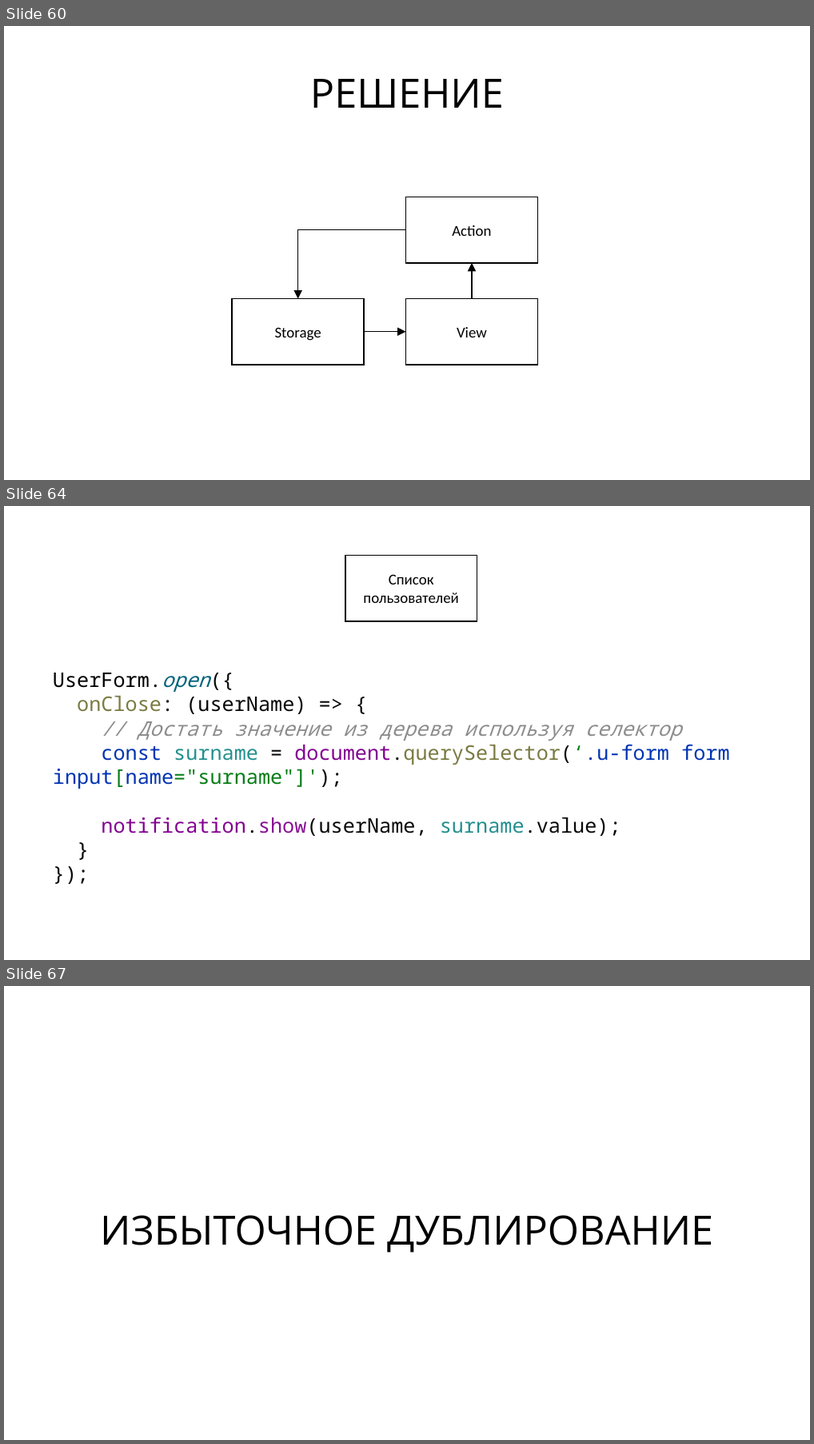
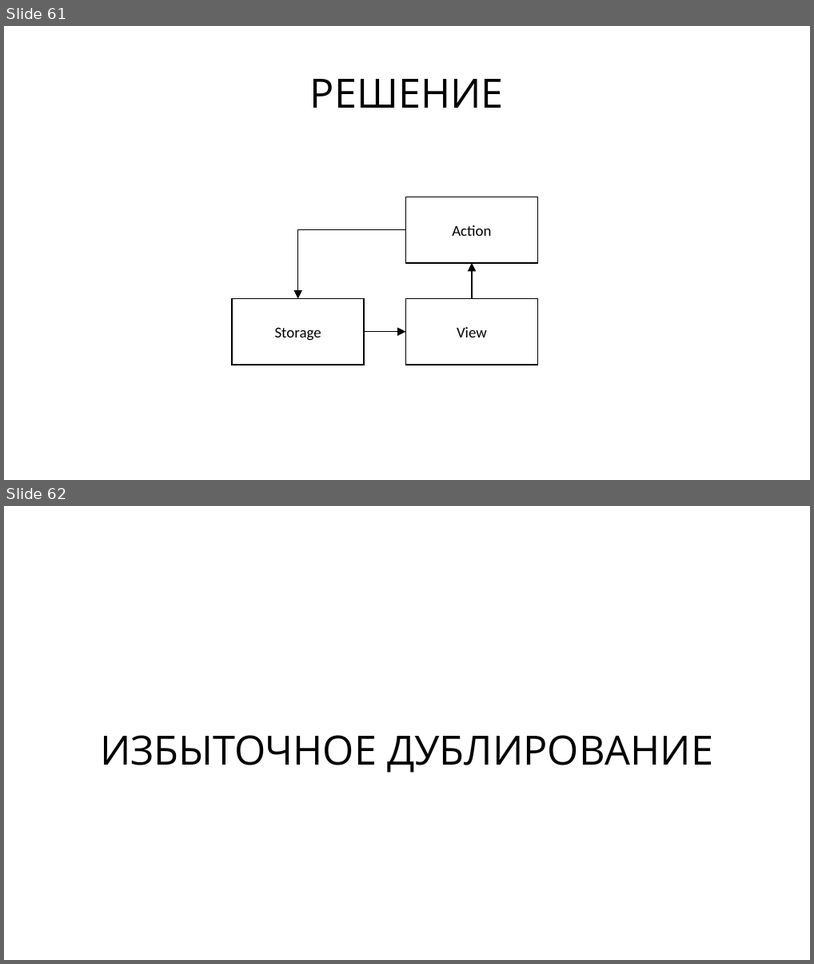
Before and after one commit to rkhaimov/brain-gym, a slide deck: Презентация.pptx. Shown one above the other, each under a label of ours: slides 60, 64 and 67 before the commit, slides 61 and 62 after it; the slides between them are not shown. The pictures are 814x1444 and 814x964 pixels, drawn with LibreOffice and Linux fonts; fonts in the diff are those of the drawing; background and template pictures are left out. Boxes give left, top, right and bottom in pixels: in the first picture for what was removed or moved away, otherwise in the second. Text is boxed around its words. In the diff, an @@ line names an element or a change of style, - is before the commit and + after.

Commit message:
Added styles

```diff
--- a/Презентация.pptx
+++ b/Презентация.pptx
@@ slide 64 removed at (x1=4, y1=506, x2=810, y2=960), background #FFFFFF @@
@@ rectangle removed at (x1=346, y1=555, x2=478, y2=621) @@
-Список пользователей
@@ text removed at (x1=53, y1=672, x2=730, y2=836) @@
-UserForm.open({
-onClose: (userName) => {
-// Достать значение из дерева используя селектор
-const surname = document.querySelector(‘.u-form form input[name="surname"]');
-notification.show(userName, surname.value);
-}
-});
@@ what was slide 60 is now slide 61 @@
@@ what was slide 67 is now slide 62 @@
```
Also in this commit, not shown: 2 slides added, 5 other slides removed.
